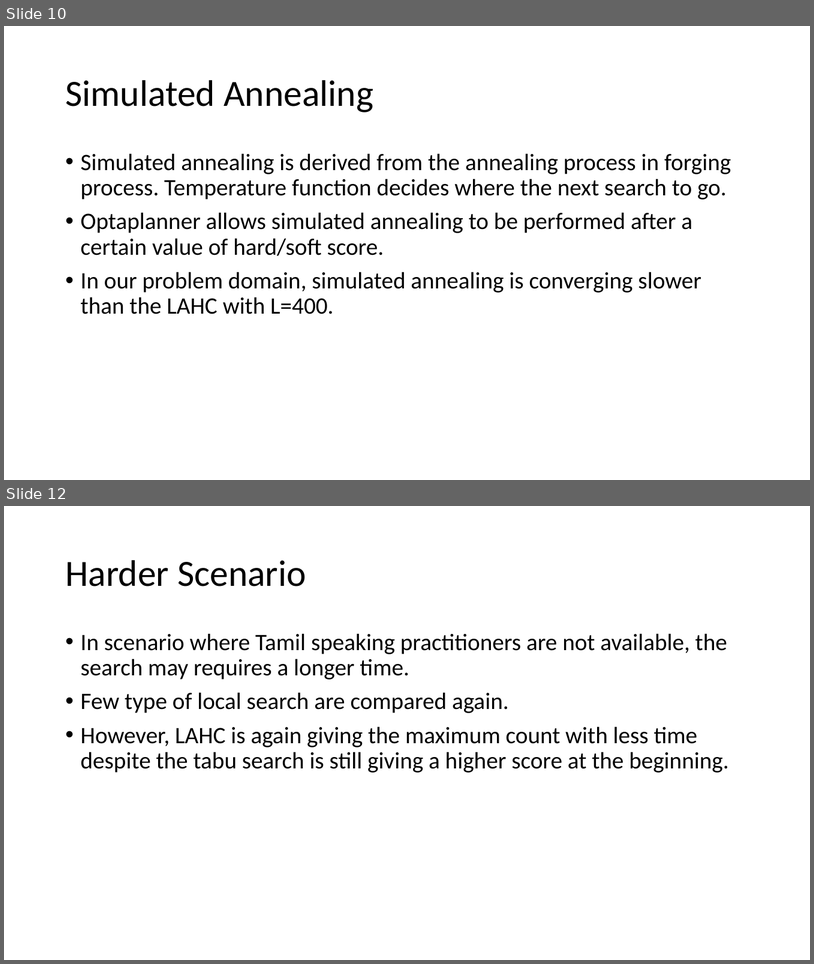
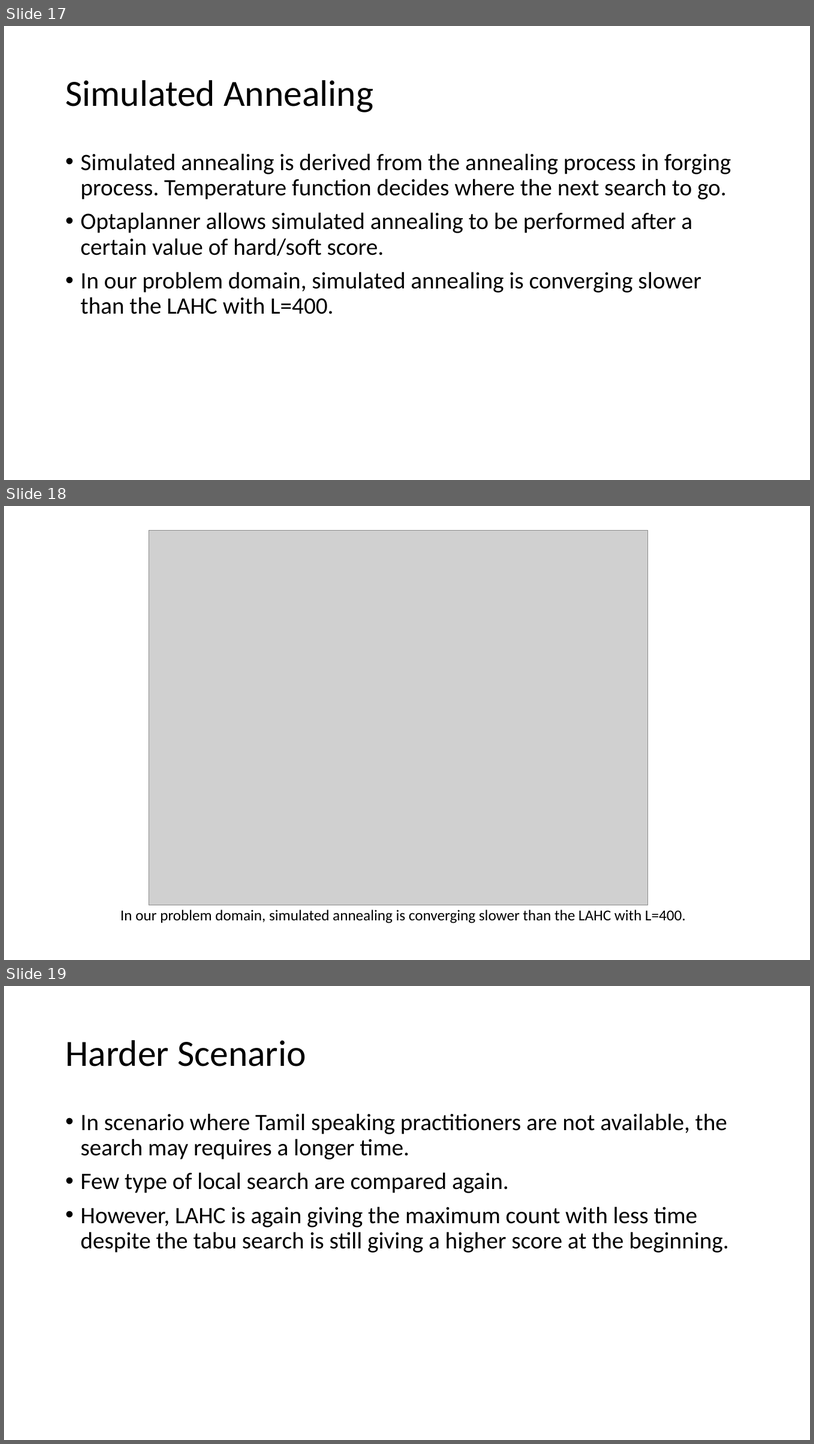
Before and after one commit to optimusium/phqSchedule, a slide deck: Comparison in between Searching Method.pptx. Shown one above the other, each under a label of ours: slides 10 and 12 before the commit, slides 17, 18 and 19 after it; the slides between them are not shown. The pictures are 814x964 and 814x1444 pixels, drawn with LibreOffice and Linux fonts; fonts in the diff are those of the drawing; grey boxes stand for pictures. Boxes give left, top, right and bottom in pixels: in the first picture for what was removed or moved away, otherwise in the second. Text is boxed around its words. In the diff, an @@ line names an element or a change of style, - is before the commit and + after.

```diff
--- a/Comparison in between Searching Method.pptx
+++ b/Comparison in between Searching Method.pptx
@@ slide 18 added at (4,506,810,960), background #FFFFFF @@
@@ picture added at (149,530,648,905) @@
@@ text added at (120,909,686,923), 18 pt, text #000000 @@
+In our problem domain, simulated annealing is converging slower than the LAHC with L=400.
@@ what was slide 10 is now slide 17 @@
@@ what was slide 12 is now slide 19 @@
```
Also in this commit, not shown: 2 slides changed, 11 other slides added, 5 slides removed.
